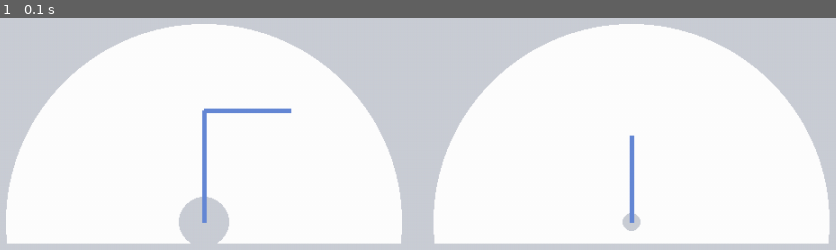
Above: before the commit, frame 1.
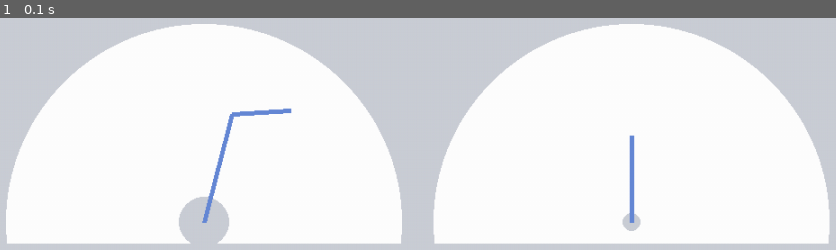
Above: after the commit, the same moment.

Repository: abackes19/ink
Game: pygame game, started from pygame-ik4.py
The game is run twice, just before and just after one commit, with the same random seed, the same clock (stepped at 60 frames per second) and the same inputs.
Inputs:
- Up to frame 1 (0.1 s): no input

The runs differ from the first frame. In frame 1, 0.8% of the frame differs, in the area x 24-34%, y 38-88%.

Commit message:
Update pygame-ik4.py

Diff:
--- a/pygame-ik4.py
+++ b/pygame-ik4.py
@@ -59,7 +59,7 @@
     if d_one - d_two < d_three < d_one + d_two and y > -24:
         reach_length = (x ** 2 + y ** 2 + z ** 2) ** 0.5
         a_elbow = math.acos(round(((d_one ** 2 + d_two ** 2 - reach_length ** 2) / (2 * d_one * d_two)), 2))
-        a_shoulder = math.asin(round((d_two * math.sin(a_elbow) / reach_length), 2)) + math.asin(round((y / reach_length), 2))
+        a_shoulder = math.asin(round((d_two * math.sin(a_elbow) / reach_length), 2)) + math.asin(round((x / reach_length), 2))
         a_swivel = math.atan2(round(x, 2), round(z, 2))
 
         xe = d_one * math.cos(a_shoulder) + originx
